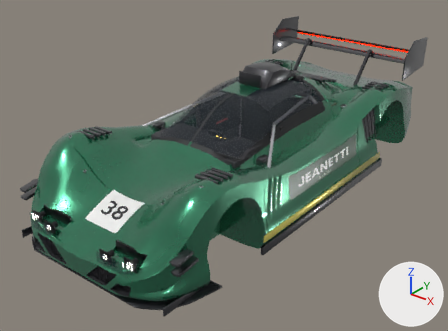
A saved change to the glTF model content/cars/jeanetti-lmp2/jeanetti_lmp2.glb.
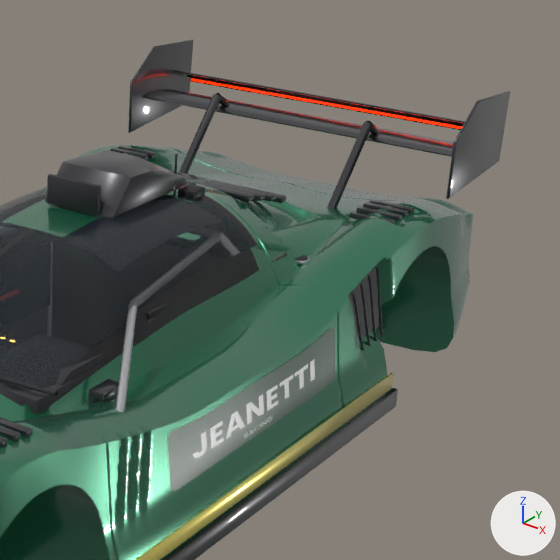
Each version is shown whole from a camera (50 mm lens) standing at (3.73, -5.09, 3.24) and looking at (-0.08, -0.33, 0.29), then close up on the part from 49% to 100% of the width and 0% to 69% of the height. The axes (+X, +Y, +Z) are drawn at lower right. The lights are the same throughout. The older version's two pictures come first. Vertices at exactly the same position are counted once.

The scene before the commit, as lines of its bpy script (objects in view):
```python
ob_jeanetti_lmp2 = bpy.data.objects.new('jeanetti_lmp2', me_jeanetti_lmp2)
ob_jeanetti_lmp2.location = (0.0, 0.0, 0.0)
```
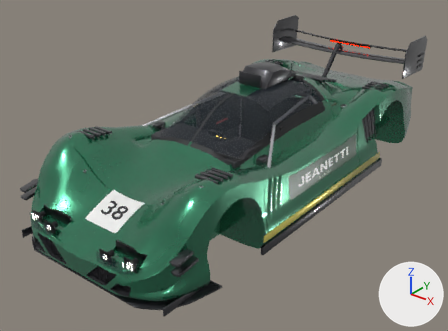
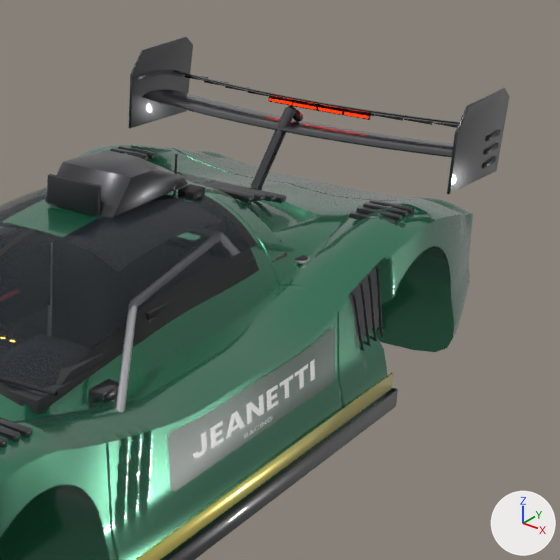
Boxes [x1, y1, x2, y2] around the edits, measured in the close-ups (560 x 560 px; the box of a moved part takes in the faces that stretch with it):
'jeanetti_lmp2', reshaped: before [0, 39, 510, 560]; after [0, 36, 510, 560]
part 1 of me_jeanetti_lmp2, moved or reshaped: before [190, 78, 462, 130]; after [269, 98, 292, 105]
part 2 of me_jeanetti_lmp2, moved or reshaped (not visible before): after [292, 102, 317, 110]
part 3 of me_jeanetti_lmp2, moved or reshaped: before [190, 77, 463, 130]; after [317, 107, 342, 115]
part 4 of me_jeanetti_lmp2, added: after [343, 111, 369, 119]
part 5 of me_jeanetti_lmp2, added: after [375, 115, 403, 121]
part 6 of me_jeanetti_lmp2, added: after [404, 119, 433, 125]
part 7 of me_jeanetti_lmp2, moved or reshaped: before [179, 94, 221, 174]; after [251, 107, 295, 188]
part 8 of me_jeanetti_lmp2, moved or reshaped: before [216, 93, 230, 106]; after [288, 105, 303, 122]
part 9 of me_jeanetti_lmp2, added: after [343, 110, 371, 120]
part 10 of me_jeanetti_lmp2, added: after [483, 157, 497, 168]
part 11 of me_jeanetti_lmp2, added: after [484, 143, 499, 155]
part 12 of me_jeanetti_lmp2, added: after [486, 130, 500, 141]
part 13 of me_jeanetti_lmp2, rebuilt: before [128, 39, 193, 133]; after [128, 36, 193, 128]
part 14 of me_jeanetti_lmp2, rebuilt: before [446, 91, 510, 199]; after [447, 88, 510, 194]
part 15 of me_jeanetti_lmp2, added: after [292, 101, 344, 115]
part 16 of me_jeanetti_lmp2, deleted: before [327, 122, 372, 208]
part 17 of me_jeanetti_lmp2, deleted: before [366, 121, 379, 134]
part 18 of me_jeanetti_lmp2, built on: before [186, 75, 463, 125]; after [142, 70, 459, 157]

What changed in the scene script:
```text
Change me_jeanetti_lmp2:
    remove me_jeanetti_lmp2.from_pydata(...)  # 47693 vertices, 89269 faces; spans x -1.06..1.06, y -2.45..2.41, z 0.03..1.35
    add me_jeanetti_lmp2.from_pydata(...)  # 50135 vertices, 94173 faces; spans x -1.06..1.06, y -2.45..2.41, z 0.03..1.36
    me_jeanetti_lmp2 part 1: the loose piece of 56 vertices spanning x -0.87..0.87, y 2.3..2.31, z 1.12..1.14 is scaled about its middle by (0.0815, 1, 1), then moved by (-0.22, -0.11, 0.0)
    me_jeanetti_lmp2 part 2: the loose piece of 56 vertices spanning x -0.87..0.87, y 2.31, z 1.12..1.13 is scaled about its middle by (0.0817, 0.833, 1.43), then moved by (-0.08, -0.12, 0.0), in mat_car_glass (dark blue #273038)
    me_jeanetti_lmp2 part 3: the loose piece of 56 vertices spanning x -0.88..0.88, y 2.31..2.32, z 1.11..1.14 is scaled about its middle by (0.0811, 0.416, 0.833), then moved by (0.08, -0.13, 0.0), in mat_car_glass (dark blue #273038)
    me_jeanetti_lmp2 part 4: the loose piece of 56 vertices spanning x -0.87..0.87, y 2.3..2.31, z 1.12..1.14 is copied, and the copy is scaled about its middle by (0.0815, 1, 1), then moved by (0.22, -0.11, 0.0); it spans x 0.15..0.3, y 2.19..2.2, z 1.12..1.14
    me_jeanetti_lmp2 part 5: the loose piece of 56 vertices spanning x -0.93..0.93, y 2.34..2.36, z 1.13..1.15 is copied, and the copy is scaled about its middle by (0.0833, 1, 1), then moved by (0.39, -0.1, 0.0); it spans x 0.31..0.46, y 2.24..2.26, z 1.13..1.15
    me_jeanetti_lmp2 part 6: the loose piece of 56 vertices spanning x -0.93..0.93, y 2.34..2.36, z 1.13..1.15 is copied, and the copy is scaled about its middle by (0.0833, 1, 1), then moved by (0.54, -0.08, 0.0); it spans x 0.46..0.62, y 2.26..2.28, z 1.13..1.15
    me_jeanetti_lmp2 part 7: the loose piece of 48 vertices spanning x -0.46..-0.42, y 1.54..1.91, z 0.78..1.2 is moved by (0.44, 0.0, 0.0)
    me_jeanetti_lmp2 part 8: the loose piece of 48 vertices spanning x -0.46..-0.42, y 1.88..2.0, z 1.1..1.2 is moved by (0.44, 0.0, 0.0)
    me_jeanetti_lmp2 part 9: the loose piece of 56 vertices spanning x -0.87..0.87, y 2.3..2.31, z 1.12..1.14 is copied, and the copy is scaled about its middle by (0.0861, 2.4, 1.2), then moved by (0.23, -0.1, 0.0), in mat_car_lamp_housing (black #242427); it spans x 0.15..0.3, y 2.2..2.21, z 1.11..1.14
    me_jeanetti_lmp2 part 10: the loose piece of 56 vertices spanning x 0.52..0.56, y 2.24, z 0.56..0.58 is copied, and the copy is scaled about its middle by (0.0981, 53.6, 1.19), then moved by (0.4, 0.02, 0.42), in mat_car_lamp_housing (black #242427); it spans x 0.95, y 2.18..2.34, z 0.98..1.0
    me_jeanetti_lmp2 part 11: the loose piece of 56 vertices spanning x 0.52..0.56, y 2.24, z 0.56..0.58 is copied, and the copy is scaled about its middle by (0.0981, 53.6, 1.19), then moved by (0.4, 0.02, 0.49), in mat_car_lamp_housing (black #242427); it spans x 0.95, y 2.18..2.34, z 1.05..1.07
    me_jeanetti_lmp2 part 12: the loose piece of 56 vertices spanning x 0.52..0.56, y 2.24, z 0.56..0.58 is copied, and the copy is scaled about its middle by (0.0981, 53.6, 1.19), then moved by (0.4, 0.02, 0.56), in mat_car_lamp_housing (black #242427); it spans x 0.95, y 2.18..2.34, z 1.12..1.14
    me_jeanetti_lmp2 part 13: the loose piece of 136 vertices spanning x -0.95..-0.93, y 1.8..2.41, z 0.92..1.35 is rebuilt with 136 vertices and now spans x -0.95..-0.93, y 1.8..2.41, z 0.92..1.36
    me_jeanetti_lmp2 part 14: the loose piece of 136 vertices spanning x 0.93..0.95, y 1.8..2.41, z 0.92..1.35 is rebuilt with 136 vertices and now spans x 0.93..0.95, y 1.8..2.41, z 0.92..1.36
    me_jeanetti_lmp2 part 15: a new loose piece of 68 vertices spanning x -0.15..0.15, y 2.19..2.2, z 1.11..1.14, in mat_car_lamp_housing (black #242427)
    me_jeanetti_lmp2 part 16: the loose piece of 48 vertices spanning x 0.42..0.46, y 1.54..1.91, z 0.78..1.2 is deleted
    me_jeanetti_lmp2 part 17: the loose piece of 48 vertices spanning x 0.42..0.46, y 1.88..2.0, z 1.1..1.2 is deleted
    me_jeanetti_lmp2 part 18: 1 vertex moved within x -0.92, y 2.35, z 1.13; 56 vertices removed from x -0.93..0.93, y 2.34..2.36, z 1.13..1.15; 1170 vertices added at x -0.81..0.81, y 1.78..2.32, z 1.06..1.19
    other edits to the shape of me_jeanetti_lmp2 do not show in these pictures
```
